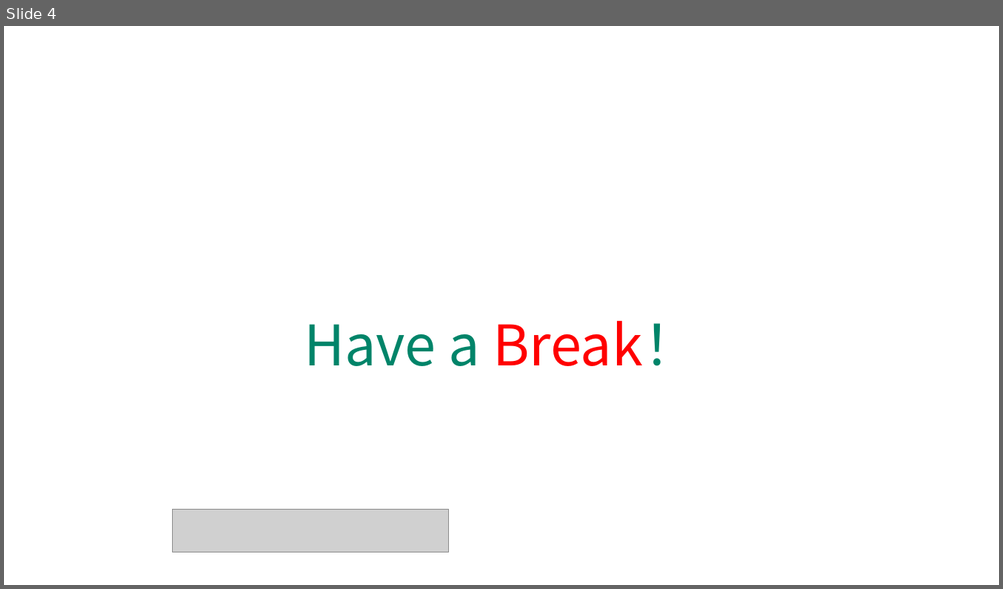
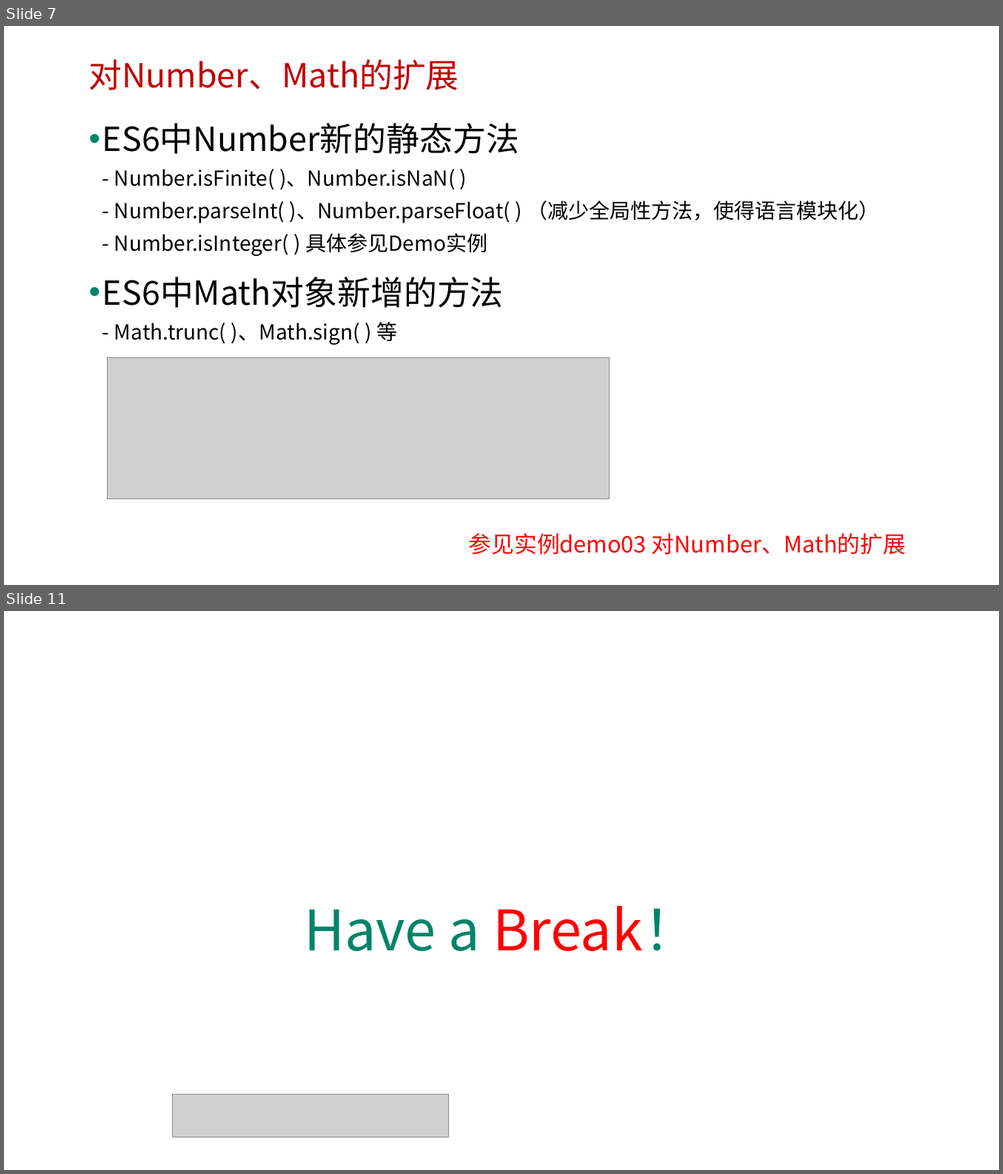
Before and after one commit to edu2act/course-javascript-advanced, a slide deck: 课程PPT/14.ECMAScript 6 二.pptx. Shown one above the other, each under a label of ours: slide 4 before the commit, slides 7 and 11 after it; the slides between them are not shown. The pictures are 1003x589 and 1003x1174 pixels, drawn with LibreOffice and Linux fonts; fonts in the diff are those of the drawing; grey boxes stand for pictures; background and template pictures are left out. Boxes give left, top, right and bottom in pixels: in the first picture for what was removed or moved away, otherwise in the second. Text is boxed around its words. In the diff, an @@ line names an element or a change of style, - is before the commit and + after.

```diff
--- a/课程PPT/14.ECMAScript 6 二.pptx
+++ b/课程PPT/14.ECMAScript 6 二.pptx
@@ slide 7 added at (4,26,999,585), background picture (left out) @@
@@ text added at (88,59,458,90), 32 pt, text #C00000 @@
+对Number、Math的扩展
@@ text added at (102,123,879,345), 20 pt, text #000000 @@
+• ES6中Number新的静态方法
+  - Number.isFinite( )、Number.isNaN( )
+  - Number.parseInt( )、Number.parseFloat( ) （减少全局性方法，使得语言模块化）
+  - Number.isInteger( ) 具体参见Demo实例
+• ES6中Math对象新增的方法
+  - Math.trunc( )、Math.sign( ) 等
@@ picture added at (107,358,609,500) @@
@@ text added at (469,534,905,555), 22 pt, text #FF0000 @@
+参见实例demo03 对Number、Math的扩展
@@ what was slide 4 is now slide 11 @@
```
Also in this commit, not shown: 3 slides changed, 6 other slides added, 1 slide removed, 9 other files.
